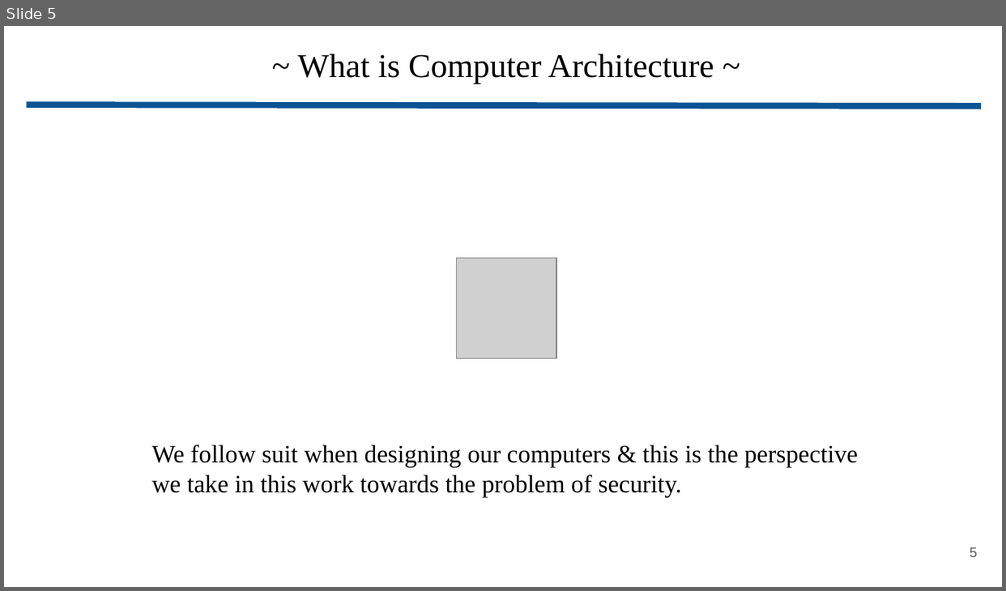
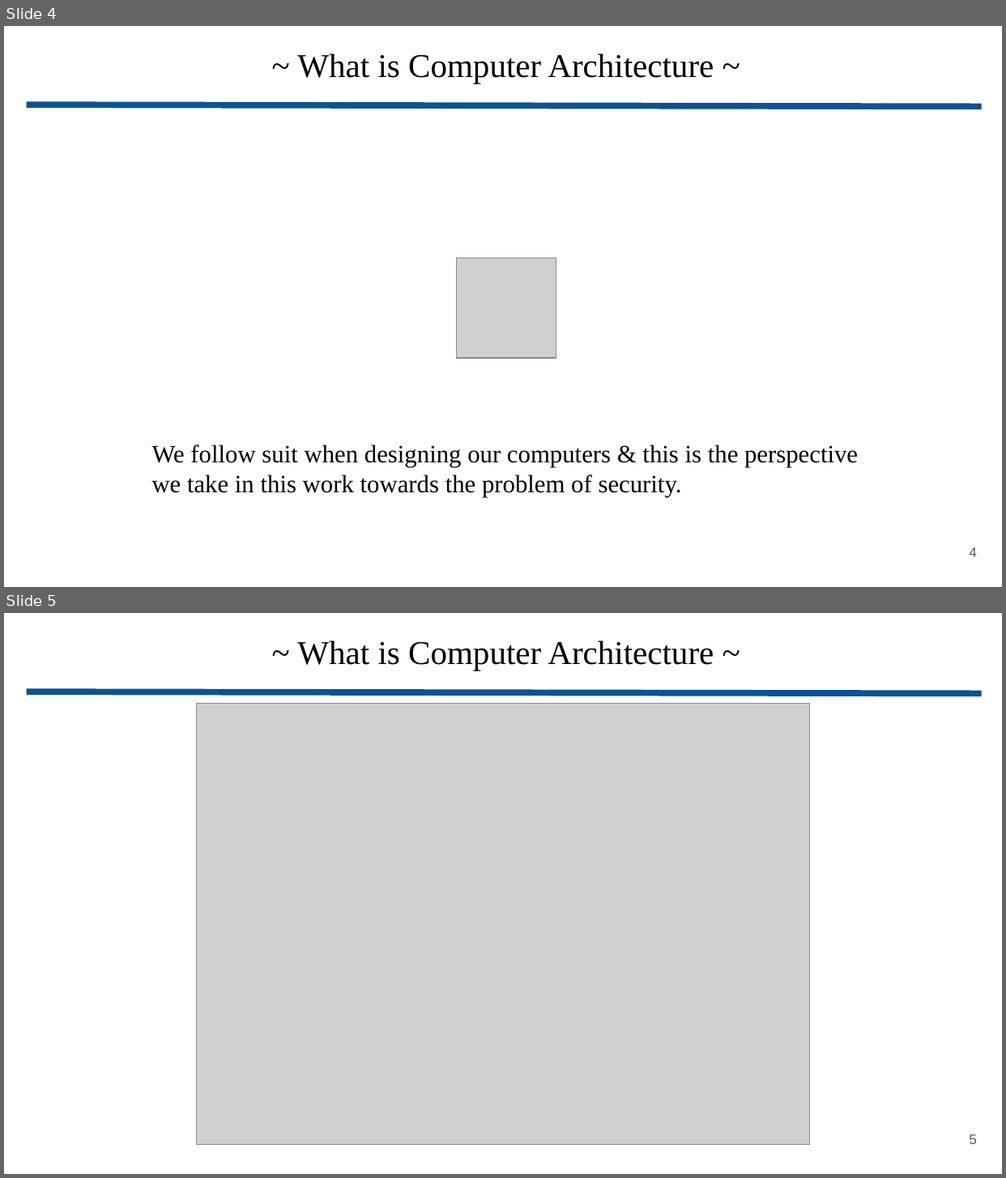
Before and after one commit to wbuziak/grad-research, a slide deck: resources/presentations/secure_mem_masters.pptx. Shown one above the other, each under a label of ours: slide 5 before the commit, slides 4 and 5 after it. The pictures are 1006x591 and 1006x1178 pixels, drawn with LibreOffice and Linux fonts; fonts in the diff are those of the drawing; grey boxes stand for pictures. Boxes give left, top, right and bottom in pixels: in the first picture for what was removed or moved away, otherwise in the second. Text is boxed around its words. In the diff, an @@ line names an element or a change of style, - is before the commit and + after.

```diff
--- a/resources/presentations/secure_mem_masters.pptx
+++ b/resources/presentations/secure_mem_masters.pptx
@@ slide 5 added at box(4, 613, 1002, 1174), background #FFFFFF @@
@@ title added at box(297, 641, 714, 671), 24 pt, text #000000 @@
+~ What is Computer Architecture ~
@@ line added from (26, 692) to (981, 694), #0B5394 4.51 pt @@
@@ picture added at box(197, 703, 810, 1144) @@
@@ page number added at box(969, 1135, 977, 1144), 10 pt, text #595959 @@
+5
@@ what was slide 5 is now slide 4 @@
@@ page number at box(969, 548, 977, 557): text changed @@
-5
+4
```
Also in this commit, not shown: 14 slides changed, 7 other slides added, 10 slides removed, 23 other files.
